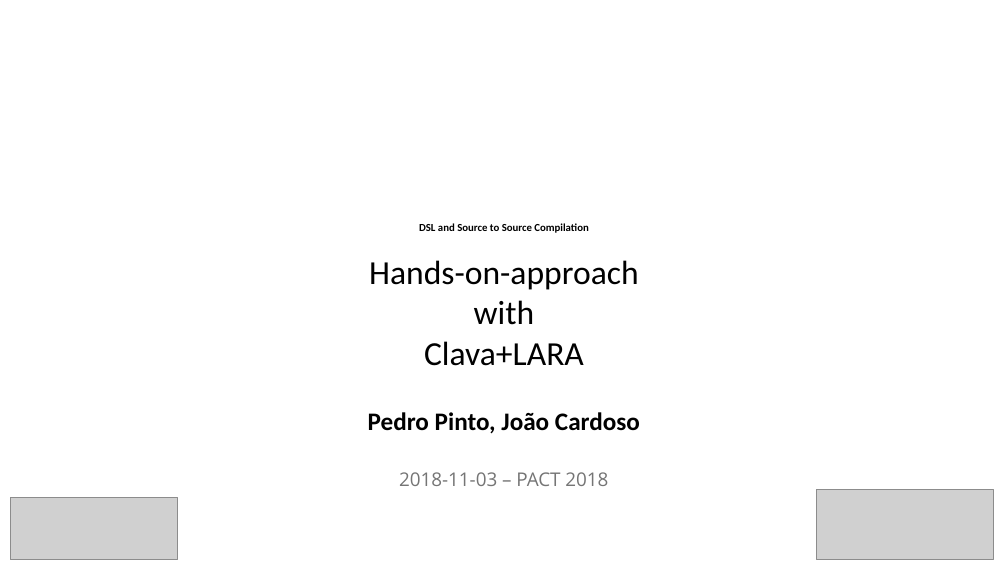
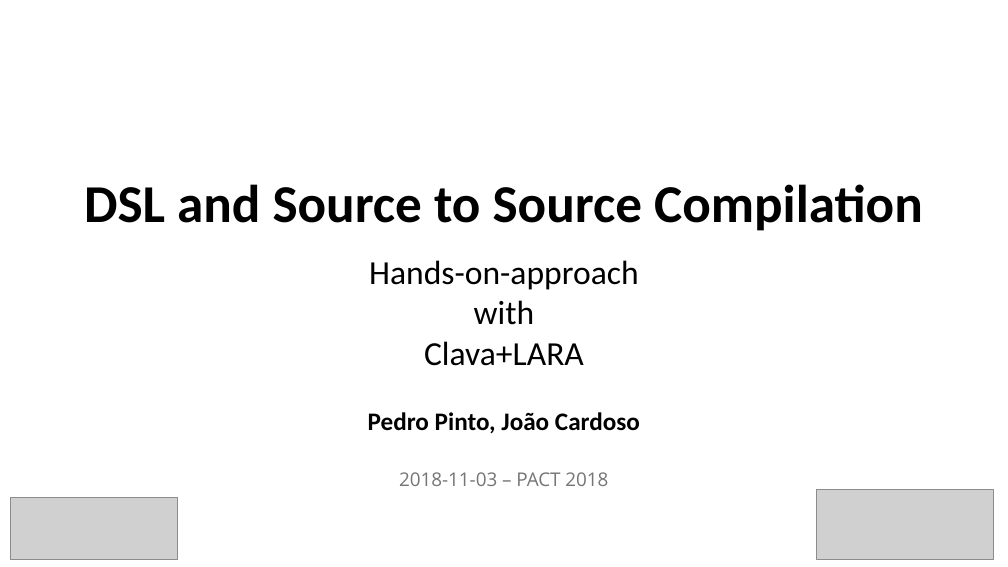
Before and after one commit to specs-feup/specs-lara, a slide deck: slide 1 of 2018-PACT/Clava-Tutorial-Intro.pptx. Drawn at 1008x567 pixels with LibreOffice and Linux fonts; fonts in the diff are those of the drawing; grey boxes stand for pictures. Boxes give left, top, right and bottom in pixels: in the first picture for what was removed or moved away, otherwise in the second. Text is boxed around its words. In the diff, an @@ line names an element or a change of style, - is before the commit and + after.

```diff
--- a/2018-PACT/Clava-Tutorial-Intro.pptx
+++ b/2018-PACT/Clava-Tutorial-Intro.pptx
@@ text "DSL and Source to Source ..." at (x1=84, y1=184, x2=923, y2=231): size 7.7 to 38 pt @@
```
Also in this commit, not shown: 7 other slides changed, 1 other file.
